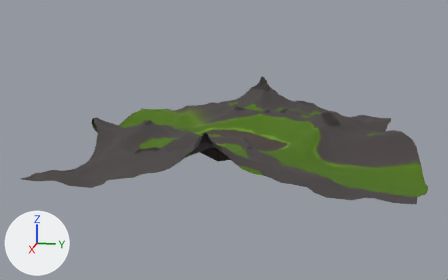
Renders of the Blender file maps/extras/height_map/height_map.blend from each side of a commit.
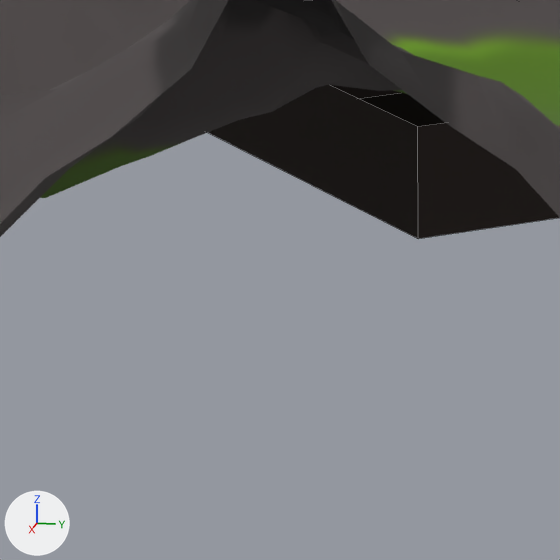
Each version is shown whole from a camera (50 mm lens) standing at (961.0, 165.0, 227.0) and looking at (9.0, -26.0, -11.0), then close up on the part from 40% to 52% of the width and 50% to 68% of the height. Every picture has the same lights, and +X, +Y and +Z are marked at lower left. The close-ups show mesh edges as thin lines. Objects named as collision shapes, trigger or cutter boxes, shadow casters or lower levels of detail are left out.

Names of what the first close-up shows: 'Plane', 'Room'.
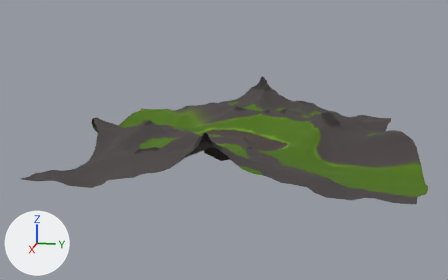
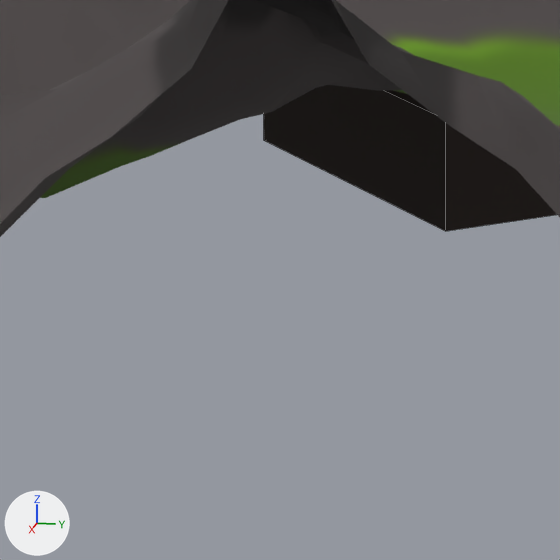
Location of each change, [x1, y1, x2, y2] in pixels of the close-ups (560 x 560 px):
'Room', moved, rescaled: before [208, 85, 560, 239]; after [264, 85, 557, 231]

Patch to the scene script:
```diff
--- a/maps/extras/height_map/height_map.blend.py
+++ b/maps/extras/height_map/height_map.blend.py
@@ ob_room @@
 ob_room = bpy.data.objects.new('Room', me_plane_006)
-ob_room.location = (-33.2, -40.0, -46.9)
+ob_room.location = (-27.9, -35.5, -46.9)
 ob_room.rotation_euler = (0.0, 0.0, 0.698)  # degrees (0, 0, 40)
-ob_room.scale = (1.52, 1.0, 1.0)
+ob_room.scale = (1.18, 0.78, 1.0)
```
